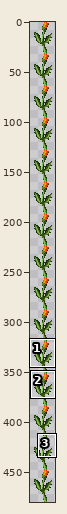
Two versions of one sprite sheet, data/external/styles/l2_highland/objects/trap_flower_constant.png. The picture above shows the old version from afar; the outline marks the close-up.
Close-up. Before:
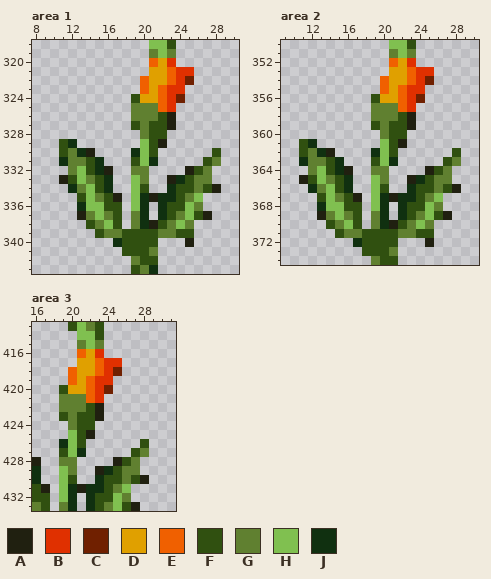
The file is 32x480 pixels. Shown: area 1: x 8..30, y 318..343; area 2: x 9..30, y 350..374; area 3: x 16..31, y 413..433. The wide view leaves out empty margins. The commit also changed other parts of the picture, which this record leaves out.
Palette (. is transparent): A #202010  B #e03000  C #702000  D #e0a000  E #f06000  F #305010  G #608030  H #80c050  J #103010
Pixels before, area 1, first column x 11:
318 ..........HHF.....
319 ..........GHG.....
320 ..........EDB.....
321 ..........DDEBB...
322 .........EDDEBC...
323 .........EDEBB....
324 ........FDDEBC....
325 ........GGGEB.....
326 ........GGGFA.....
327 ........FGFFA.....
328 .........GFF......
329 FJ.......HFA......
330 FGJA....JHF......F
331 JGGFJ...FHJ.....FG
332 .GHFJA..GG....AFG.
333 AFHGFJ..HG..AJFGG.
334 .JGHFJ..HF..JFFGFA
335 ..FHGFA.HJAJJFGH..
336 ..JHHFF.HJ.JFFHG..
337 ..AGHGF.GJ.JFGHFA.
338 ...FGHF.GJAFGHG...
339 ....FGGFFFFGGFF...
340 ......JFFFF...A...
341 .......FFFG.......
342 ........GFF.......
343 ........FGJ.......
Pixels before, area 2, first column x 11:
350 ..........HHF.....
351 ..........GHG.....
352 ..........EDB.....
353 ..........DDEBB...
354 .........EDDEBC...
355 .........EDEBB....
356 ........FDDEBC....
357 ........GGGEB.....
358 ........GGGFA.....
359 ........FGFFA.....
360 .........GFF......
361 FJ.......HFA......
362 FGJA....JHF......F
363 JGGFJ...FHJ.....FG
364 .GHFJA..GG....AFG.
365 AFHGFJ..HG..AJFGG.
366 .JGHFJ..HF..JFFGFA
367 ..FHGFA.HJAJJFGH..
368 ..JHHFF.HJ.JFFHG..
369 ..AGHGF.GJ.JFGHFA.
370 ...FGHF.GJAFGHG...
371 ....FGGFFFFGGFF...
372 ......JFFFF...A...
373 .......FFFG.......
374 ........GFF.......
Pixels before, area 3, first column x 16:
413 ....FHGF.....
414 .....HHF.....
415 .....GHG.....
416 .....EDB.....
417 .....DDEBB...
418 ....EDDEBC...
419 ....EDEBB....
420 ...FDDEBC....
421 ...GGGEB.....
422 ...GGGFA.....
423 ...FGFFA.....
424 ....GFF......
425 ....HFA......
426 ...JHF......F
427 ...FHJ.....FG
428 A..GG....AFG.
429 J..HG..AJFGG.
430 J..HF..JFFGFA
431 FA.HJAJJFGH..
432 FF.HJ.JFFHG..
433 GF.GJ.JFGHFA.
New version:
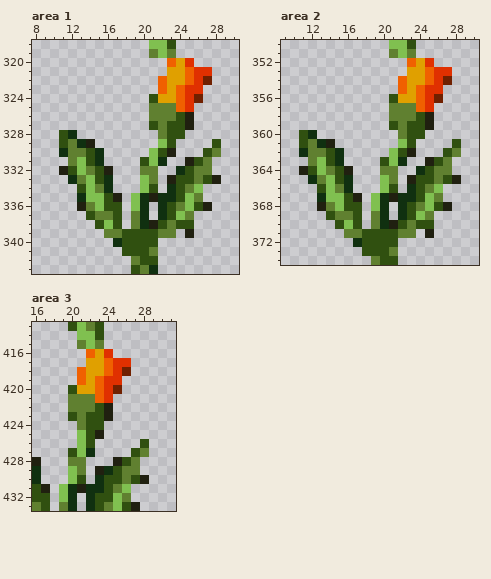
The edit:
Changed rows in their new state; - is an unchanged pixel.
Area 1:
first column x 11:
320 ----------..EDB---
321 ----------..DDEBB-
322 ---------..EDDEBC-
323 ---------..-DEBB--
324 --------..FDDEBC--
325 --------..-GGEB---
326 --------..-GGFA---
327 --------..-GFFA---
328 FJ-------..GFF----
329 -GJA-----..HF----F
330 J-GFJ---..HFA---FG
331 .-H-----.FHJ--AFG.
332 AF-GF---.-G--JFG--
333 .JGH----.HG--F--FA
334 -.F-G---.HF---GH..
335 --J-H---------HG--
336 --AG---------G-FA-
337 --.FG--------HG..-
338 ---.F--------FF---
339 ----.--------.A---
340 --------------.---
Area 2:
first column x 11:
352 ----------..EDB---
353 ----------..DDEBB-
354 ---------..EDDEBC-
355 ---------..-DEBB--
356 --------..FDDEBC--
357 --------..-GGEB---
358 --------..-GGFA---
359 --------..-GFFA---
360 FJ-------..GFF----
361 -GJA-----..HF----F
362 J-GFJ---..HFA---FG
363 .-H-----.FHJ--AFG.
364 AF-GF---.-G--JFG--
365 .JGH----.HG--F--FA
366 -.F-G---.HF---GH..
367 --J-H---------HG--
368 --AG---------G-FA-
369 --.FG--------HG..-
370 ---.F--------FF---
371 ----.--------.A---
372 --------------.---
Area 3:
first column x 19:
416 --.EDB--
417 --.-DE-B
418 -.E-DEBC
419 -.EDE-B-
420 .F-DEBC-
421 .--GEB--
422 .--GFA--
423 .FG-FA--
424 -.G-F---
425 -.HFA---
426 ..HF----
427 .FHJ----
428 .-G-----
429 .HG-----
430 .HF-----
Pixel boxes of the changes (left, top, right, bottom) in both close-ups:
changed: (59, 58, 221, 247)
changed: (299, 58, 461, 247)
changed: (59, 349, 131, 484)
